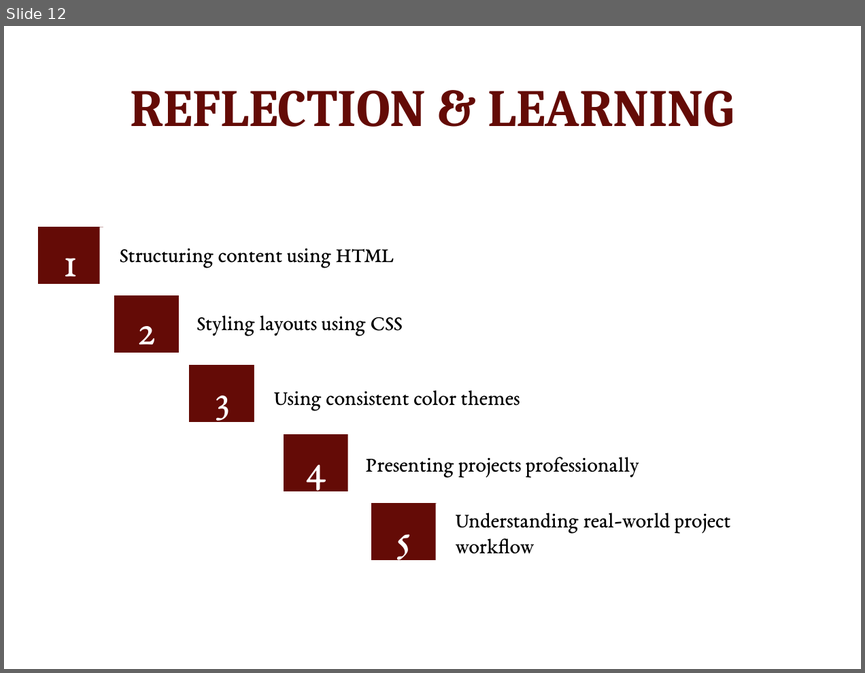
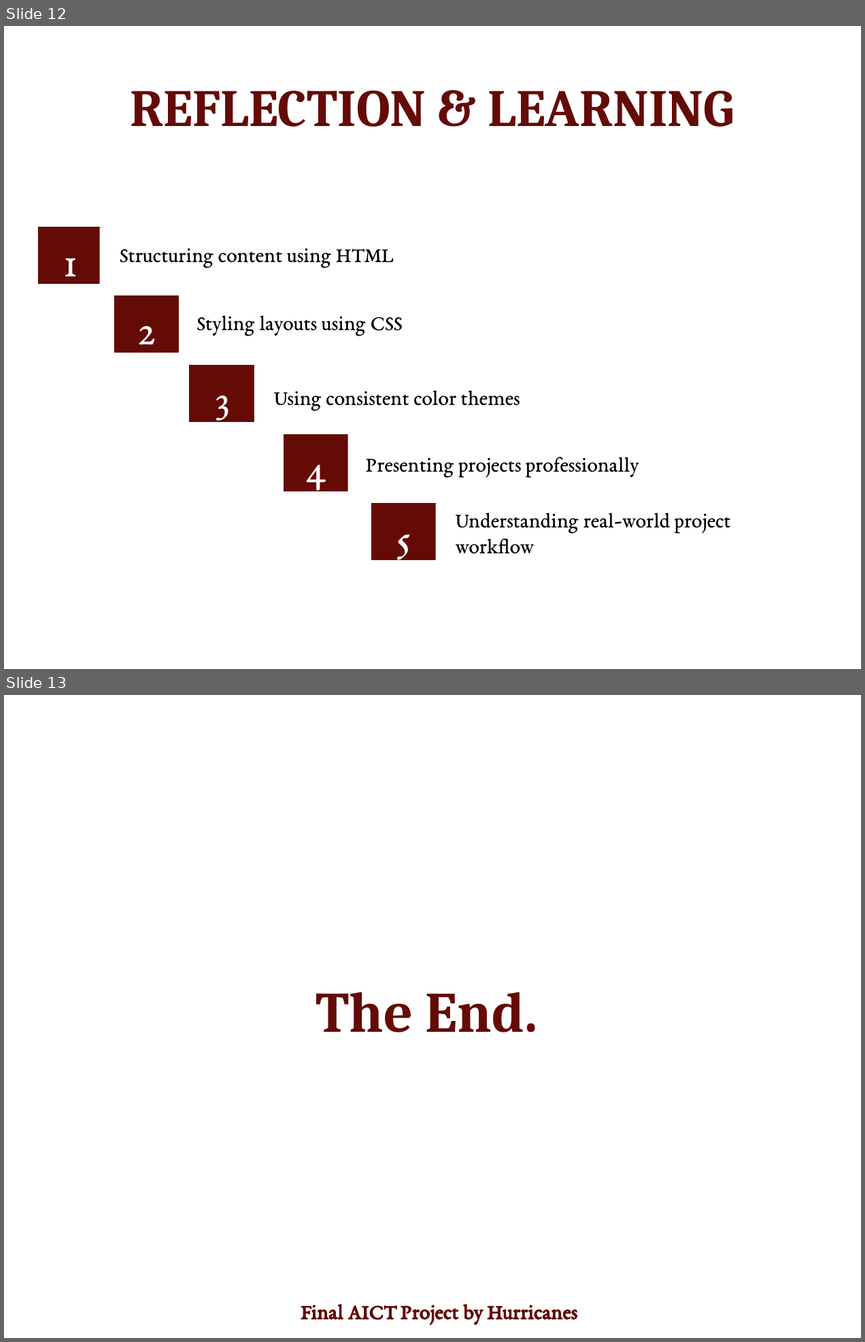
Before and after one commit to Fasih-developer/Hurricanes-Quaideazam, a slide deck: presentation.pptx. Shown one above the other, each under a label of ours: slide 12 before the commit, slides 12 and 13 after it. The pictures are 865x673 and 865x1342 pixels, drawn with LibreOffice and Linux fonts; fonts in the diff are those of the drawing; background and template pictures are left out. Boxes give left, top, right and bottom in pixels: in the first picture for what was removed or moved away, otherwise in the second. Text is boxed around its words. In the diff, an @@ line names an element or a change of style, - is before the commit and + after.

```diff
--- a/presentation.pptx
+++ b/presentation.pptx
@@ slide 13 added at (4,695,861,1338), background picture (left out) @@
@@ title added at (315,991,538,1032), 48 pt, text #640B06, bold @@
+The End.
@@ text added at (300,1304,577,1324), 18 pt, text #640B06, bold @@
+Final AICT Project by Hurricanes
```
Also in this commit, not shown: 1 slide changed, 1 slide removed, 1 other file.
